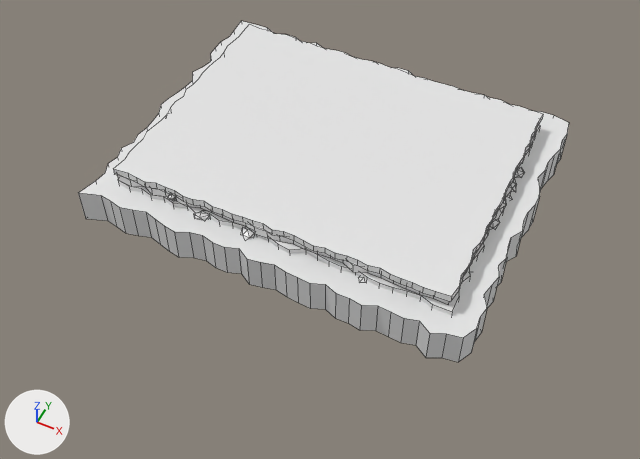
The FBX model Assets/Game/Art/Stylized/Environment/SM_Env_Board_Cliff_16x12_01.fbx as it was, and as the next commit left it.
Both versions are drawn from a 50 mm lens placed at (13.2, -28.1, 28.9), pointed at (0.4, -2.4, -3.2). Arrows for +X, +Y and +Z are at lower left; the lights stay in place. The first picture is the older version. Mesh edges are drawn as thin lines. Where no turn or scale is listed for an object, it has been applied to the vertices.

The first picture shows 'SM_Env_Board_Cliff_16x12_01'.
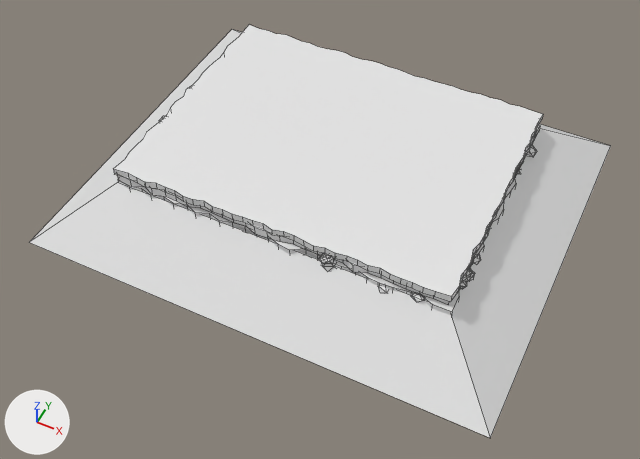
Edits to the bpy script that builds the scene:
```text
Change me_sm_env_board_cliff_16x12_01:
    used by ob_sm_env_board_cliff_16x12_01; location = (0.0, 0.0, 0.0)
    remove me_sm_env_board_cliff_16x12_01.from_pydata(...)  # 1728 vertices, 1298 faces; spans x -9.6..9.6, y -7.6..7.6, z -2.2..0.6
    add me_sm_env_board_cliff_16x12_01.from_pydata(...)  # 1520 vertices, 1192 faces; spans x -11.5..11.5, y -9.5..9.5, z -2.9..0.6
    me_sm_env_board_cliff_16x12_01 part 1: the loose piece of 12 vertices spanning x 1.7..2.2, y -6.5..-5.8, z -1.1..-0.7 is turned -97.3 degrees about the z axis through its middle and scaled by 0.905, then moved by (4.9, 0.0, 0.6)
    me_sm_env_board_cliff_16x12_01 part 2: the loose piece of 12 vertices spanning x 4.1..4.5, y -6.5..-5.9, z -0.7..-0.4 is multiplied about its middle by the matrix ((0.976, -0.932, 0.039), (0.931, 0.97, -0.121), (0.055, 0.114, 1.344)), then moved by (0.9, 0.0, 0.1)
    me_sm_env_board_cliff_16x12_01 part 3: the loose piece of 12 vertices spanning x 7.9..8.4, y -0.2..0.6, z -0.4..0.1 is scaled about its middle by (-0.749, -0.691, 0.748), then moved by (-1.8, 5.9, -0.2)
    me_sm_env_board_cliff_16x12_01 part 4: the loose piece of 12 vertices spanning x 7.9..8.5, y 2.3..3.0, z -0.5..-0.2 is moved by (0.0, -5.9, -0.1)
    me_sm_env_board_cliff_16x12_01 part 5: the loose piece of 12 vertices spanning x -4.1..-3.2, y -6.5..-5.8, z -0.6..-0.2 is scaled about its middle by (-0.819, -0.842, 0.794), then moved by (-3.6, 0.0, -0.3)
    me_sm_env_board_cliff_16x12_01 part 6: the loose piece of 12 vertices spanning x -1.6..-1.0, y -6.5..-5.8, z -0.7..-0.2 is turned -87.8 degrees about the z axis through its middle and scaled by 0.655, then moved by (9.5, 1.9, 0.3)
    me_sm_env_board_cliff_16x12_01 part 7: the loose piece of 12 vertices spanning x 7.8..8.5, y -1.1..-0.3, z -0.7..-0.2 is turned -60.3 degrees about the z axis through its middle and scaled by 0.849, then moved by (-5.6, -5.4, 0.3)
    me_sm_env_board_cliff_16x12_01 part 8: the loose piece of 12 vertices spanning x 7.9..8.4, y -4.1..-3.7, z -0.8..-0.5 is turned 172.2 degrees about the z axis through its middle and scaled by 1.62, then moved by (0.0, 8.2, 0.4)
    me_sm_env_board_cliff_16x12_01 part 9: the loose piece of 12 vertices spanning x -5.4..-5.0, y -6.4..-5.9, z -0.1..0.2 is scaled about its middle by (1.17, 1.2, 1.28), then moved by (-2.9, 11.0, -0.6)
    me_sm_env_board_cliff_16x12_01 part 10: the loose piece of 12 vertices spanning x -8.3..-7.9, y -4.6..-4.0, z -1.2..-1.0 is turned -128.5 degrees about the z axis through its middle and scaled by 0.941, then moved by (16.3, -0.5, 0.9)
    me_sm_env_board_cliff_16x12_01 part 11: the loose piece of 12 vertices spanning x 1.7..2.2, y -6.5..-5.8, z -1.1..-0.7 is copied, and the copy is turned -86.1 degrees about the z axis through its middle and scaled by 1.19, then moved by (0.7, 0.0, 0.5); it spans x 2.2..3.1, y -6.5..-5.8, z -0.7..-0.2
    me_sm_env_board_cliff_16x12_01 part 12: the loose piece of 216 vertices spanning x -9.6..9.6, y -7.6..7.6, z -2.2..-0.4 is deleted
    me_sm_env_board_cliff_16x12_01 part 13: 52 vertices moved from x -8.6..8.5, y 0.4..6.4, z -1.2..0.2 to x -8.4..8.5, y -4.6..6.4, z -1.2..0.3; 42 vertices removed from x -8.6..8.5, y -4.9..6.6, z -1.3..0.1; 14 vertices added at x -11.5..11.5, y -9.5..9.5, z -2.9..-0.3
    other edits to the shape of me_sm_env_board_cliff_16x12_01 do not show in these pictures
```

Pixel boxes (x1, y1, x2, y2) of what changed, in the pictures (640 x 459 px; the box of a moved part takes in the faces that stretch with it):
'SM_Env_Board_Cliff_16x12_01', reshaped (18% wider, 21% taller)
    before: (78, 21, 569, 362)
    after: (29, 25, 611, 438)
part 1 of me_sm_env_board_cliff_16x12_01, moved or reshaped (not visible before)
    after: (411, 293, 424, 302)
part 2 of me_sm_env_board_cliff_16x12_01, moved or reshaped (not visible before)
    after: (378, 285, 389, 293)
part 3 of me_sm_env_board_cliff_16x12_01, moved or reshaped (not visible afterwards)
    before: (498, 197, 506, 211)
part 4 of me_sm_env_board_cliff_16x12_01, moved or reshaped
    before: (514, 167, 524, 178)
    after: (472, 255, 481, 264)
part 5 of me_sm_env_board_cliff_16x12_01, moved or reshaped (not visible afterwards)
    before: (194, 214, 210, 220)
part 6 of me_sm_env_board_cliff_16x12_01, moved or reshaped
    before: (242, 227, 255, 239)
    after: (464, 269, 472, 277)
part 7 of me_sm_env_board_cliff_16x12_01, moved or reshaped
    before: (489, 220, 500, 229)
    after: (318, 256, 335, 264)
part 8 of me_sm_env_board_cliff_16x12_01, moved or reshaped (not visible before)
    after: (526, 144, 537, 157)
part 9 of me_sm_env_board_cliff_16x12_01, moved or reshaped (not visible afterwards)
    before: (168, 194, 176, 201)
part 10 of me_sm_env_board_cliff_16x12_01, moved or reshaped (not visible before)
    after: (460, 280, 467, 289)
part 11 of me_sm_env_board_cliff_16x12_01, added
    after: (321, 262, 335, 271)
part 12 of me_sm_env_board_cliff_16x12_01, deleted
    before: (78, 21, 569, 362)
part 13 of me_sm_env_board_cliff_16x12_01, moved or reshaped (mostly hidden before)
    before: (510, 182, 517, 192)
    after: (29, 29, 611, 438)
